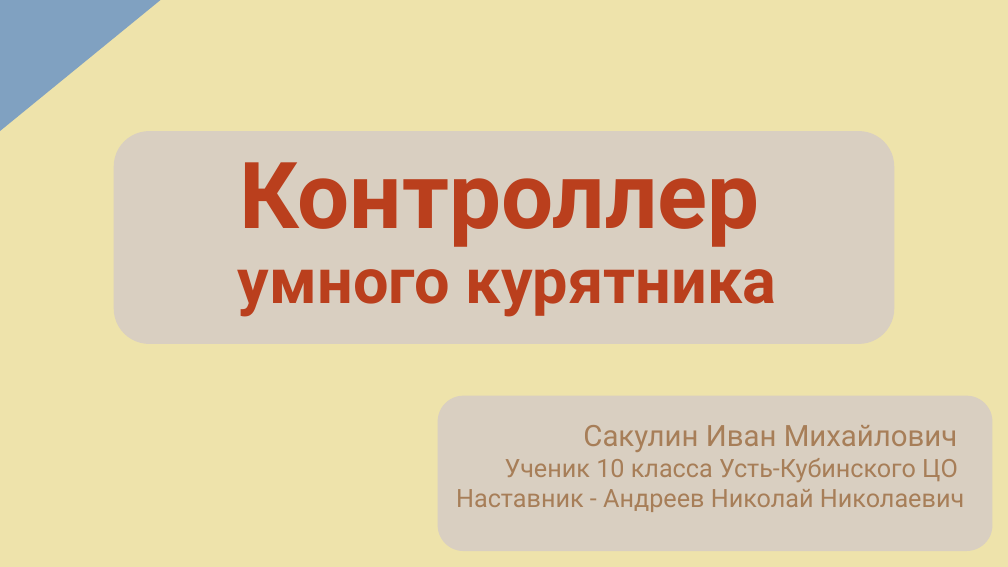
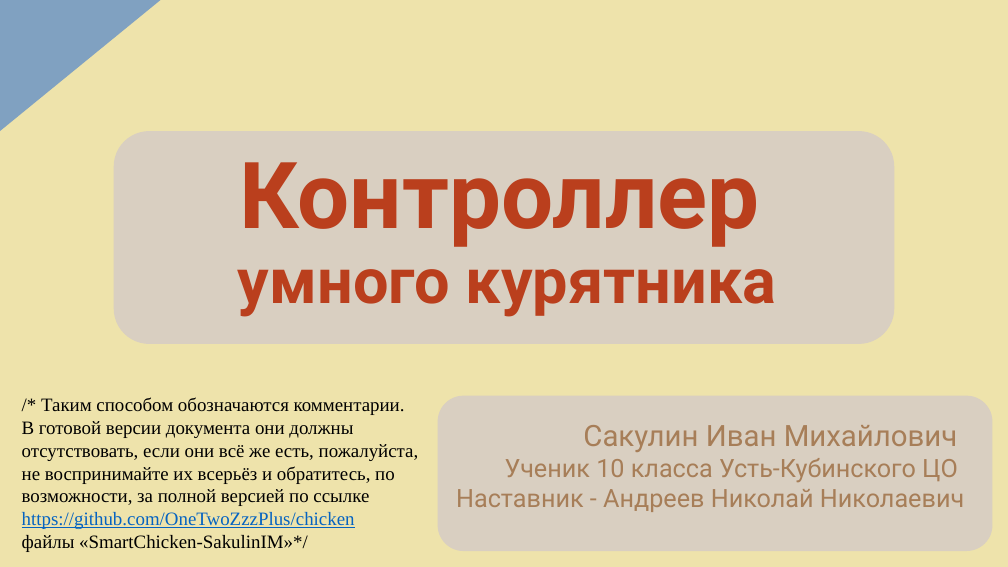
Before and after one commit to OneTwoZzzPlus/chicken, a slide deck: slide 1 of Documents/SChickenPresent-SakulinIM.pptx. Drawn at 1008x567 pixels with LibreOffice and Linux fonts; fonts in the diff are those of the drawing. Boxes give left, top, right and bottom in pixels: in the first picture for what was removed or moved away, otherwise in the second. Text is boxed around its words. In the diff, an @@ line names an element or a change of style, - is before the commit and + after.

```diff
--- a/Documents/SChickenPresent-SakulinIM.pptx
+++ b/Documents/SChickenPresent-SakulinIM.pptx
@@ text added at <box>22,397,419,552</box>, 18 pt, text #000000 @@
+/* Таким способом обозначаются комментарии.
+В готовой версии документа они должны
+отсутствовать, если они всё же есть, пожалуйста,
+не воспринимайте их всерьёз и обратитесь, по
+возможности, за полной версией по ссылке
+https://github.com/OneTwoZzzPlus/chicken
+файлы «SmartChicken-SakulinIM»*/
```
Also in this commit, not shown: 2 other slides changed, 1 slide added, 3 other files.
